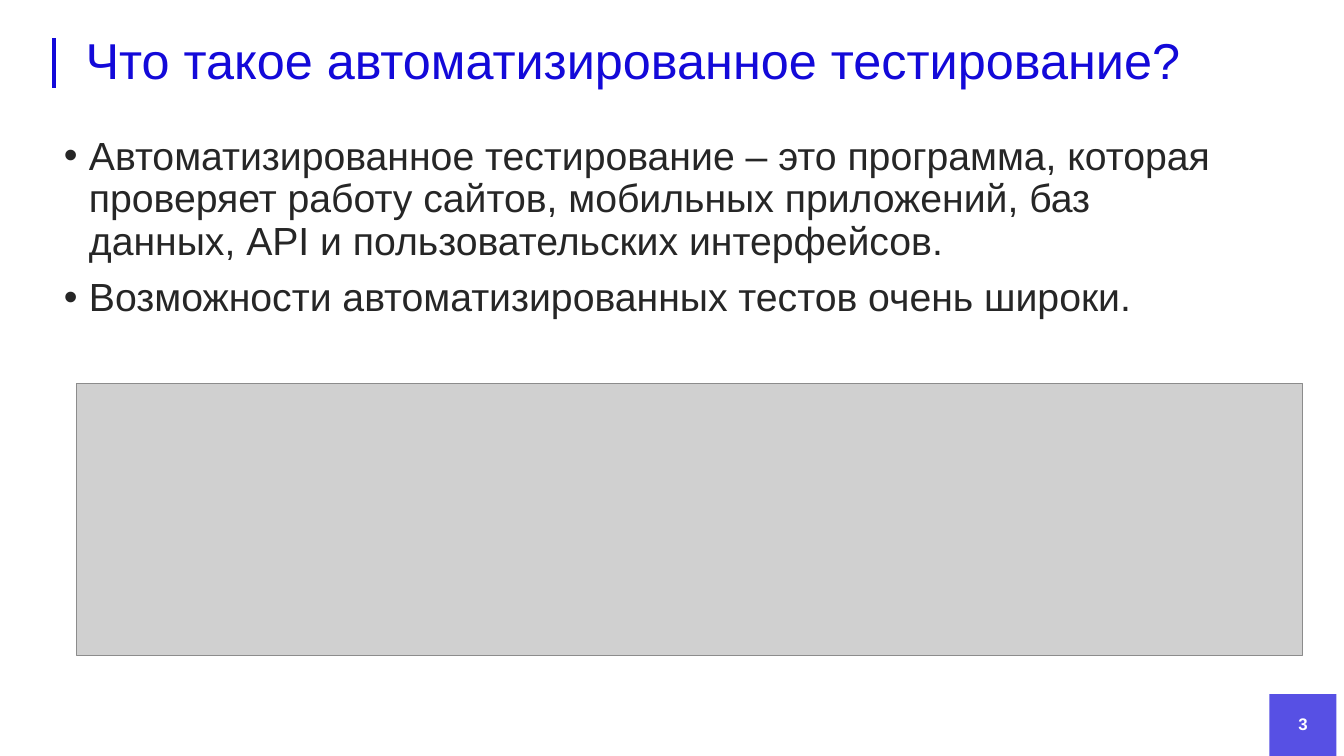
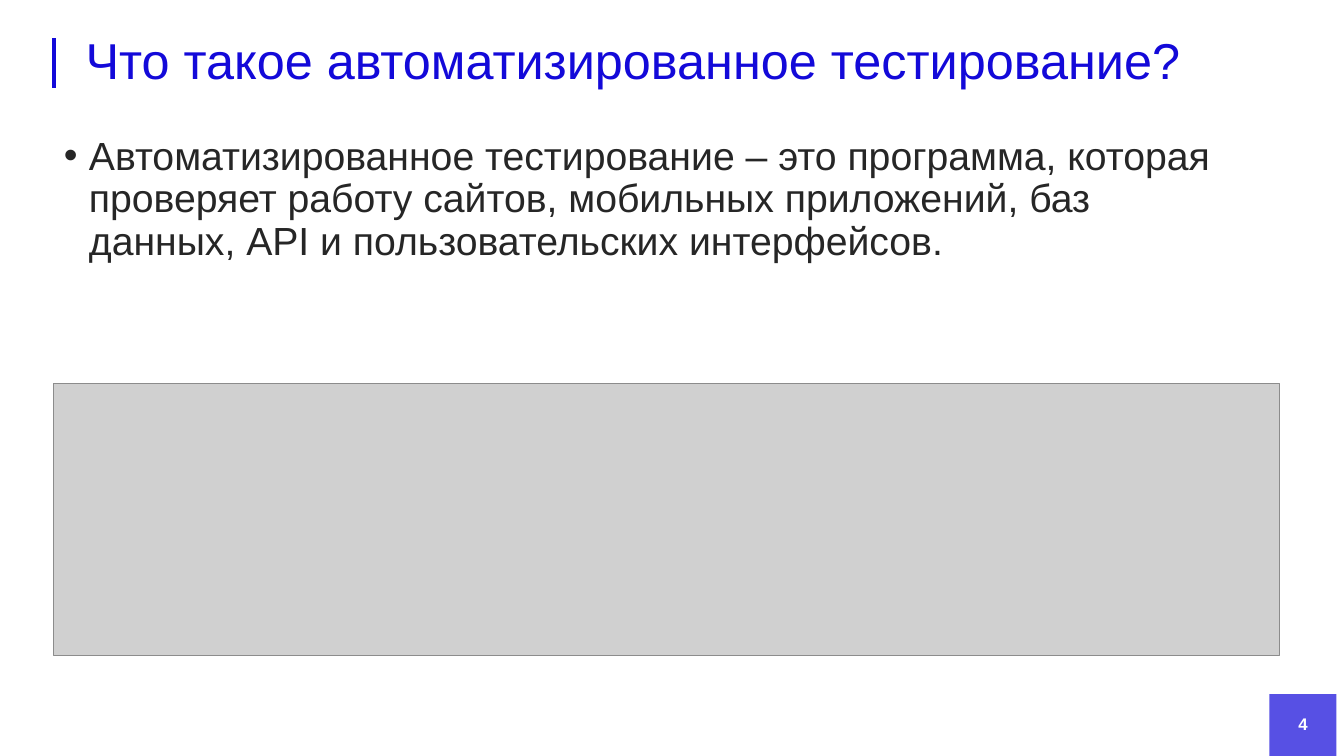
Before and after one commit to DanielRomanoff/practice, a slide deck: slide 4 of презентация.pptx (slide 3 before the commit). Drawn at 1344x756 pixels with LibreOffice and Linux fonts; fonts in the diff are those of the drawing; grey boxes stand for pictures; background and template pictures are left out. Boxes give left, top, right and bottom in pixels: in the first picture for what was removed or moved away, otherwise in the second. Text is boxed around its words. In the diff, an @@ line names an element or a change of style, - is before the commit and + after.

```diff
--- a/презентация.pptx
+++ b/презентация.pptx
@@ text at bbox=[89, 284, 1131, 319]: paragraph removed @@
-• Возможности автоматизированных тестов очень широки.
@@ picture: place and size @@
-picture at bbox=[77, 383, 1304, 655]
+picture at bbox=[53, 383, 1280, 655]
@@ page number at bbox=[1298, 718, 1307, 730]: text changed @@
-3
+4
```
Also in this commit, not shown: 6 other slides changed, 2 slides added, 6 slides removed, 1 other file.
